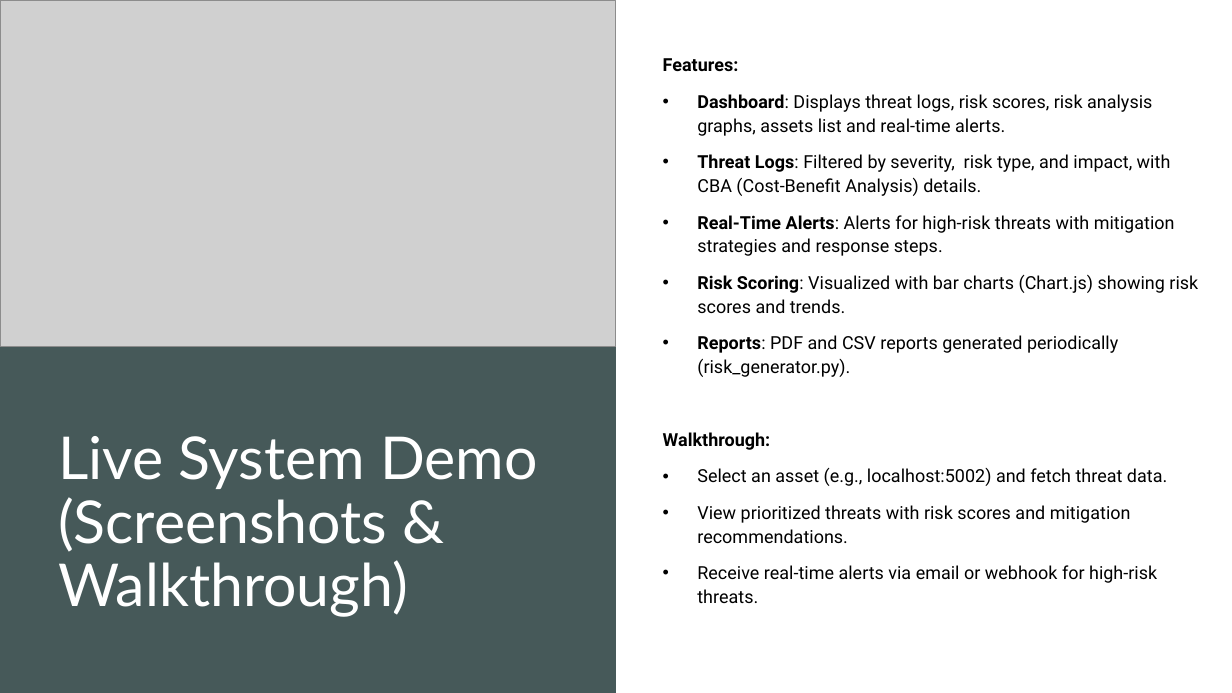
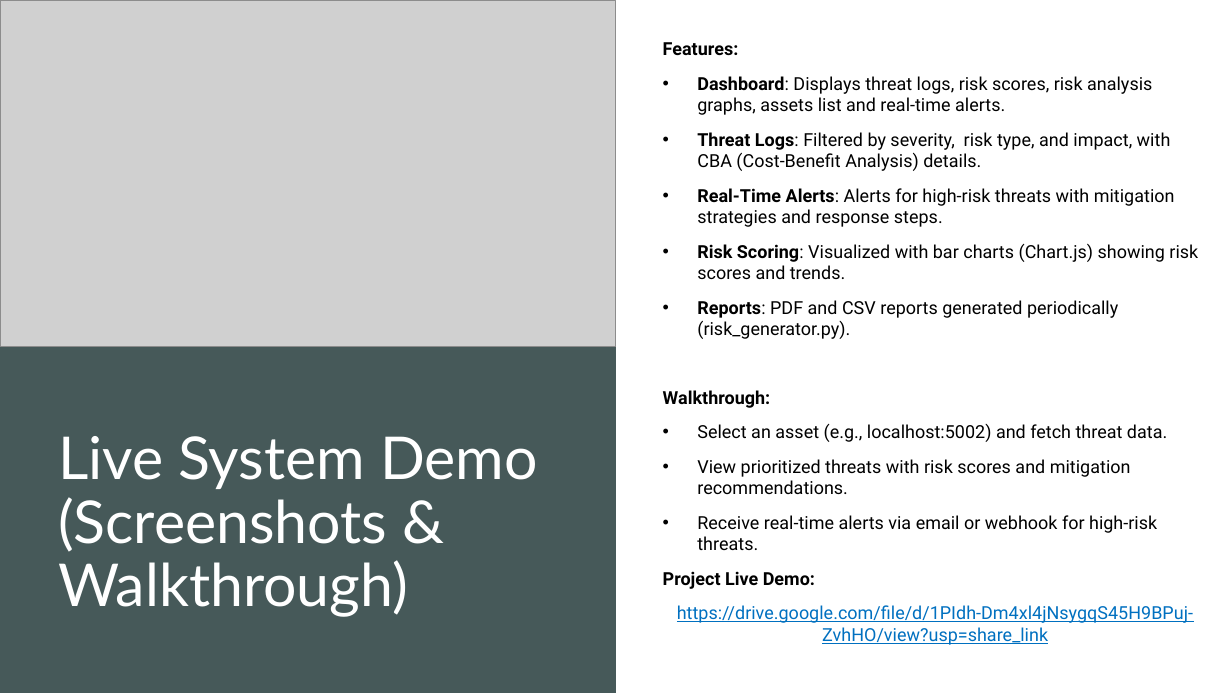
Before and after one commit to pavan-kalam/shopsmart-real-time-threat-intelligence, a slide deck: slide 5 of docs/final_presentation.pptx. Drawn at 1232x693 pixels with LibreOffice and Linux fonts; fonts in the diff are those of the drawing; grey boxes stand for pictures. Boxes give left, top, right and bottom in pixels: in the first picture for what was removed or moved away, otherwise in the second. Text is boxed around its words. In the diff, an @@ line names an element or a change of style, - is before the commit and + after.

```diff
--- a/docs/final_presentation.pptx
+++ b/docs/final_presentation.pptx
@@ text at [663, 42, 1198, 550]: line spacing 1.1 to 1 @@
@@ text at [663, 571, 1193, 645]: paragraphs added @@
+Project Live Demo:
+https://drive.google.com/file/d/1PIdh-Dm4xl4jNsygqS45H9BPuj-ZvhHO/view?usp=share_link
```
Also in this commit, not shown: 1 other slide changed.
